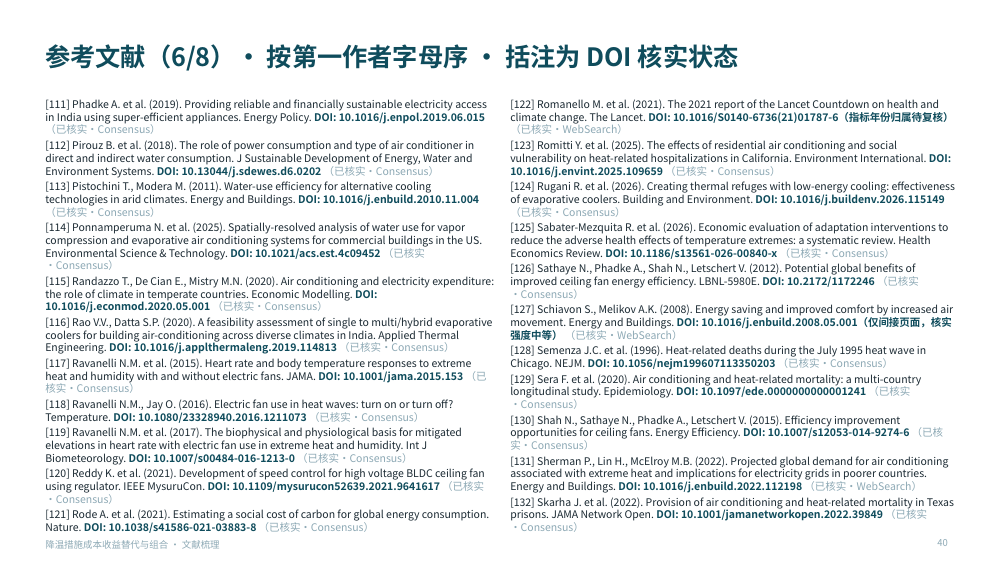
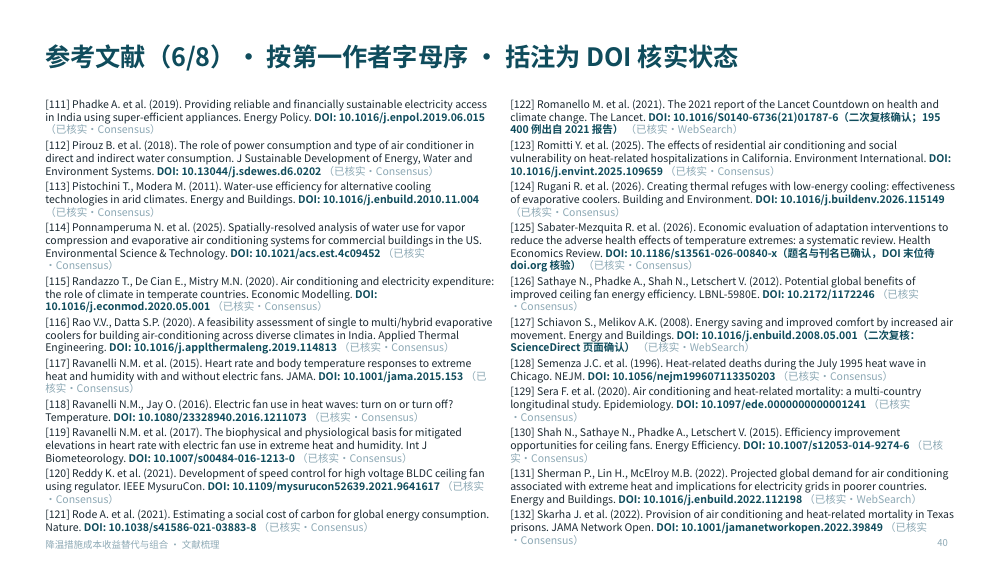
Before and after one commit to BoBoOrangeBIT/climate-paper6, a slide deck: slide 40 of lit_review_cooling/降温措施成本收益替代与组合_文献梳理.pptx. Drawn at 1008x567 pixels with LibreOffice and Linux fonts; fonts in the diff are those of the drawing. Boxes give left, top, right and bottom in pixels: in the first picture for what was removed or moved away, otherwise in the second. Text is boxed around its words. In the diff, an @@ line names an element or a change of style, - is before the commit and + after.

```diff
--- a/lit_review_cooling/降温措施成本收益替代与组合_文献梳理.pptx
+++ b/lit_review_cooling/降温措施成本收益替代与组合_文献梳理.pptx
@@ text at (510, 99, 941, 134): text changed @@
-[122] Romanello M. et al. (2021). The 2021 report of the Lancet Countdown on health and climate change. The Lancet. DOI: 10.1016/S0140-6736(21)01787-6（指标年份归属待复核） （已核实·WebSearch）
+[122] Romanello M. et al. (2021). The 2021 report of the Lancet Countdown on health and climate change. The Lancet. DOI: 10.1016/S0140-6736(21)01787-6（二次复核确认；195 400 例出自 2021 报告） （已核实·WebSearch）
@@ text at (510, 222, 948, 272): text changed @@
-[125] Sabater-Mezquita R. et al. (2026). Economic evaluation of adaptation interventions to reduce the adverse health effects of temperature extremes: a systematic review. Health Economics Review. DOI: 10.1186/s13561-026-00840-x （已核实·Consensus）
+[125] Sabater-Mezquita R. et al. (2026). Economic evaluation of adaptation interventions to reduce the adverse health effects of temperature extremes: a systematic review. Health Economics Review. DOI: 10.1186/s13561-026-00840-x（题名与刊名已确认，DOI 末位待 doi.org 核验） （已核实·Consensus）
@@ text at (510, 317, 953, 352): text changed @@
-[127] Schiavon S., Melikov A.K. (2008). Energy saving and improved comfort by increased air movement. Energy and Buildings. DOI: 10.1016/j.enbuild.2008.05.001（仅间接页面，核实强度中等） （已核实·WebSearch）
+[127] Schiavon S., Melikov A.K. (2008). Energy saving and improved comfort by increased air movement. Energy and Buildings. DOI: 10.1016/j.enbuild.2008.05.001（二次复核：ScienceDirect 页面确认） （已核实·WebSearch）
```
Also in this commit, not shown: 16 other slides changed, 11 other files.
